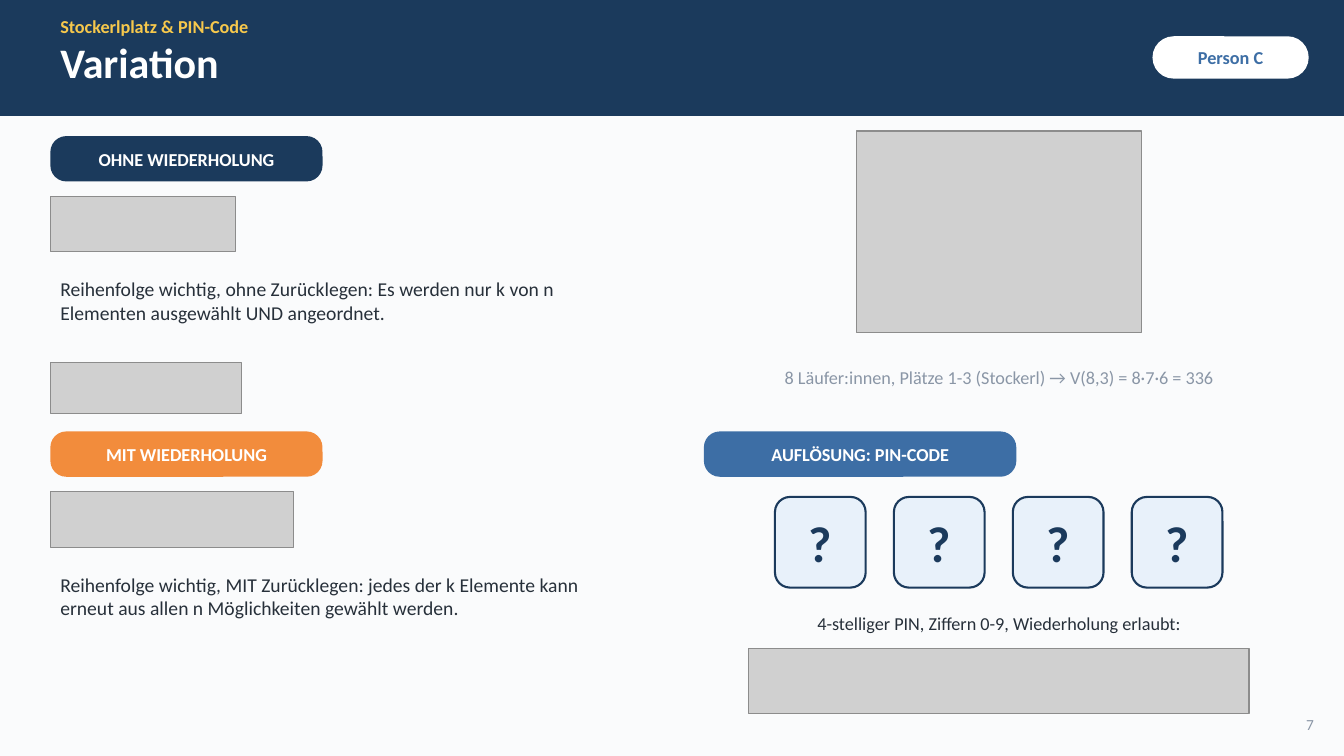
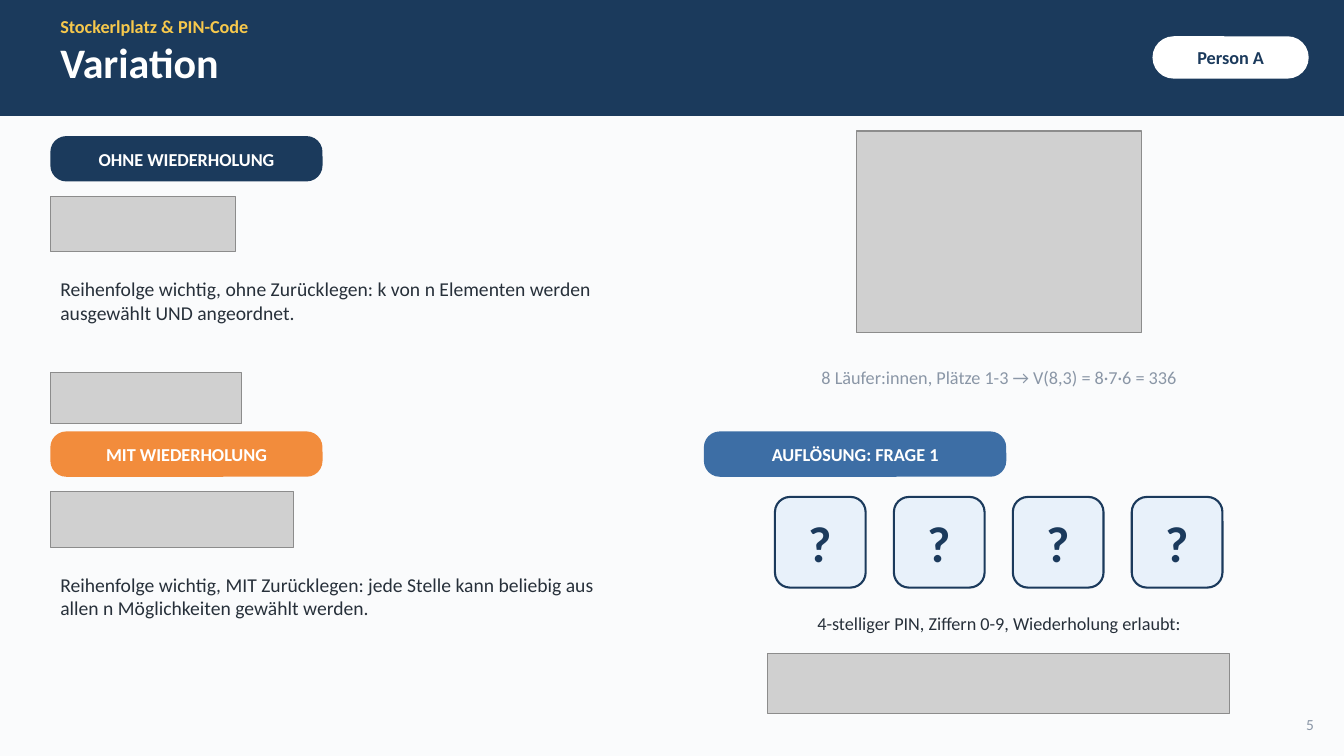
Before and after one commit to simonschick240308-hash/stuff4staff-upgrade, a slide deck: slide 5 of kombinatorik-praesentation/kombinatorik_praesentation.pptx (slide 7 before the commit). Drawn at 1344x756 pixels with LibreOffice and Linux fonts; fonts in the diff are those of the drawing; grey boxes stand for pictures. Boxes give left, top, right and bottom in pixels: in the first picture for what was removed or moved away, otherwise in the second. Text is boxed around its words. In the diff, an @@ line names an element or a change of style, - is before the commit and + after.

```diff
--- a/kombinatorik-praesentation/kombinatorik_praesentation.pptx
+++ b/kombinatorik-praesentation/kombinatorik_praesentation.pptx
@@ text in rounded rectangle at [1197,52,1264,64]: text changed; text colour #3D6EA5 to #1B3A5C @@
-Person C
+Person A
@@ text at [60,282,591,324]: text changed @@
-Reihenfolge wichtig, ohne Zurücklegen: Es werden nur k von n Elementen ausgewählt UND angeordnet.
+Reihenfolge wichtig, ohne Zurücklegen: k von n Elementen werden ausgewählt UND angeordnet.
@@ picture: place and size @@
-picture at [50,363,241,413]
+picture at [50,373,241,423]
@@ text at [821,371,1177,386]: text changed @@
-8 Läufer:innen, Plätze 1-3 (Stockerl) → V(8,3) = 8·7·6 = 336
+8 Läufer:innen, Plätze 1-3 → V(8,3) = 8·7·6 = 336
@@ rounded rectangle "AUFLÖSUNG: FRAGE 1": place and size @@
-rounded rectangle "AUFLÖSUNG: FRAGE 1" at [704,432,1016,477]
+rounded rectangle "AUFLÖSUNG: FRAGE 1" at [704,432,1006,477]
@@ text in rounded rectangle at [772,446,938,461]: text changed @@
-AUFLÖSUNG: PIN-CODE
+AUFLÖSUNG: FRAGE 1
@@ text at [60,578,593,619]: text changed @@
-Reihenfolge wichtig, MIT Zurücklegen: jedes der k Elemente kann erneut aus allen n Möglichkeiten gewählt werden.
+Reihenfolge wichtig, MIT Zurücklegen: jede Stelle kann beliebig aus allen n Möglichkeiten gewählt werden.
@@ picture: place and size @@
-picture at [749,648,1250,714]
+picture at [768,653,1230,714]
@@ text at [1306,720,1314,730]: text changed @@
-7
+5
```
Also in this commit, not shown: 8 other slides changed, 7 slides added, 11 slides removed, 5 other files.
